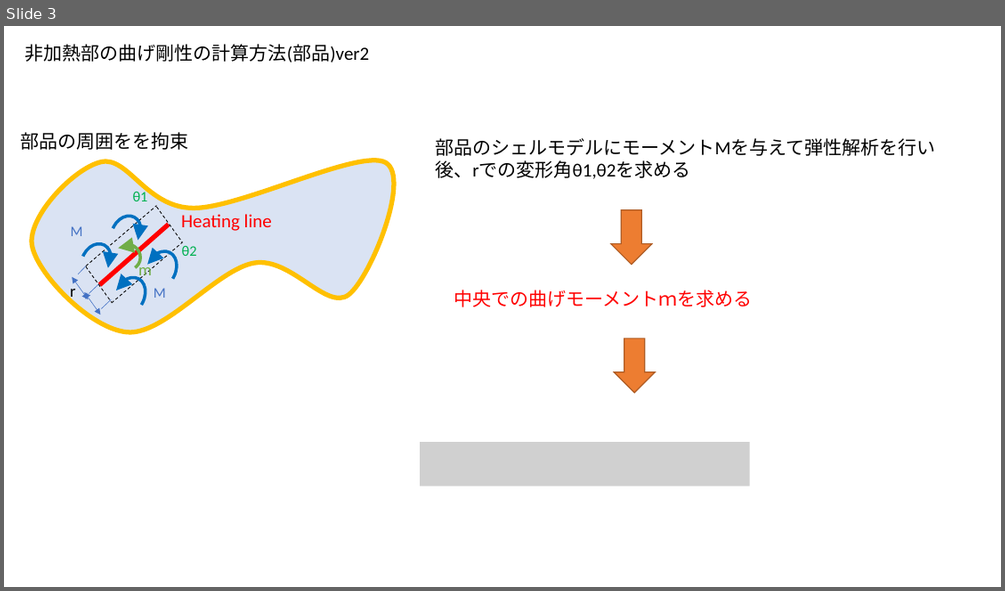
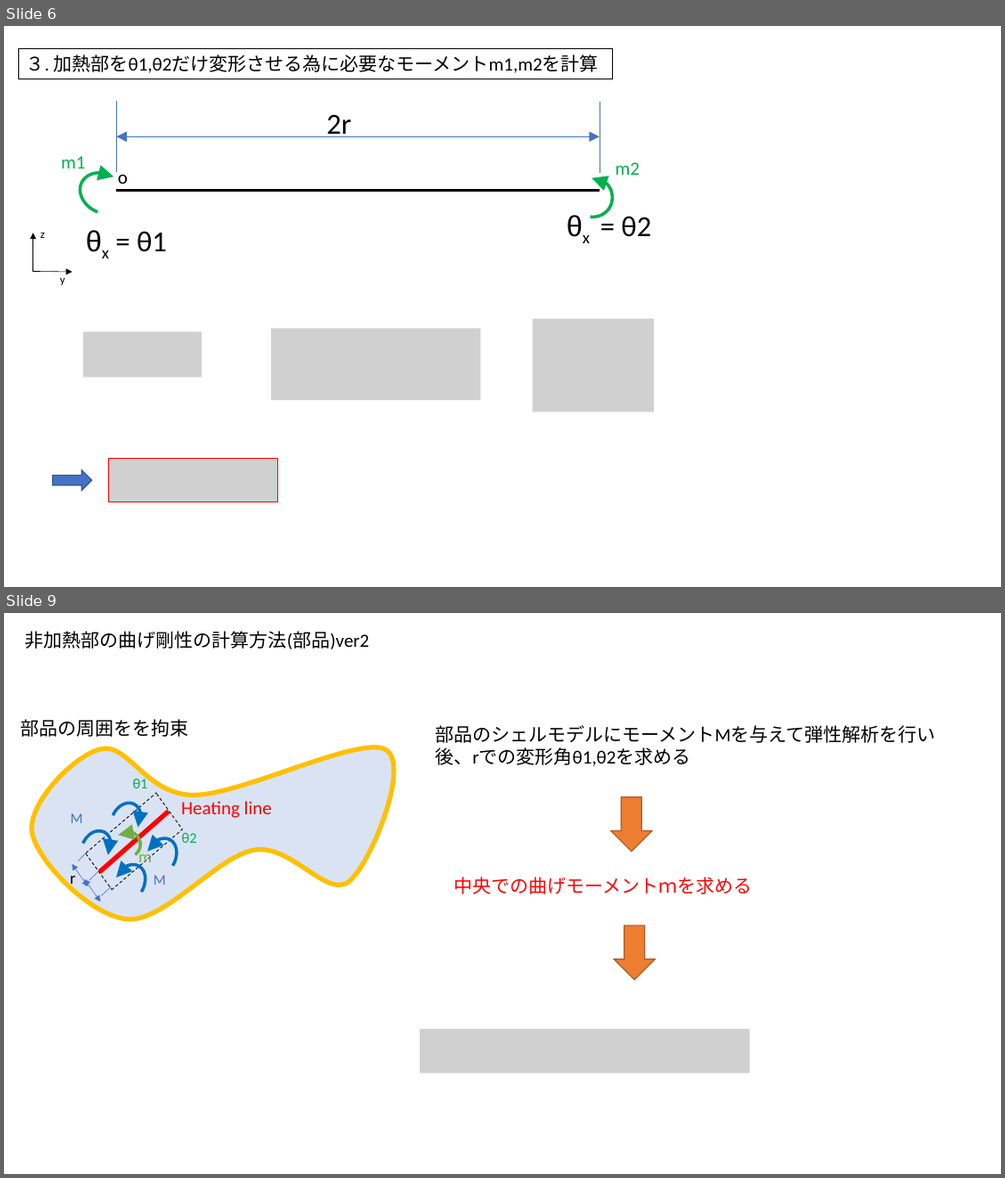
Before and after one commit to yuki0083/research, a slide deck: 剛性計算方法.pptx. Shown one above the other, each under a label of ours: slide 3 before the commit, slides 6 and 9 after it; the slides between them are not shown. The pictures are 1005x591 and 1005x1178 pixels, drawn with LibreOffice and Linux fonts; fonts in the diff are those of the drawing; grey boxes stand for pictures. Boxes give left, top, right and bottom in pixels: in the first picture for what was removed or moved away, otherwise in the second. Text is boxed around its words. In the diff, an @@ line names an element or a change of style, - is before the commit and + after.

```diff
--- a/剛性計算方法.pptx
+++ b/剛性計算方法.pptx
@@ slide 6 added at (4, 26, 1001, 587), background #FFFFFF @@
@@ rectangle added at (19, 49, 614, 79), outline #000000 0.75 pt, 18 pt, text #000000 @@
+３. 加熱部をθ1,θ2だけ変形させる為に必要なモーメントm1,m2を計算
@@ text added at (61, 156, 85, 168), 18 pt, text #00B050 @@
+m1
@@ arc (boxed as its full ellipse) added at (73, 165, 134, 222), outline #00B050 3 pt @@
@@ text added at (118, 175, 128, 190), 18 pt, text #000000 @@
+o
@@ arc (boxed as its full ellipse) added at (574, 178, 613, 216), outline #00B050 3 pt @@
@@ text added at (615, 162, 639, 175), 18 pt, text #00B050 @@
+m2
@@ group added at (33, 232, 72, 285): 2 arrows, 2 texts @@
+y
+z
@@ group added at (116, 101, 599, 252): 3 lines, 2 texts, 1 double arrow @@
+2r
+θx = θ1
@@ text added at (621, 216, 651, 237), 28 pt, text #000000 @@
+θx = θ2
@@ picture added at (533, 319, 655, 412) @@
@@ picture added at (83, 332, 202, 378) @@
@@ picture added at (271, 328, 480, 400) @@
@@ right arrow added at (53, 470, 91, 491), fill #4472C4, outline #325491 1 pt @@
@@ picture added at (109, 459, 278, 501) @@
@@ what was slide 3 is now slide 9 @@
```
Also in this commit, not shown: 4 slides changed, 4 other slides added, 2 other files.
